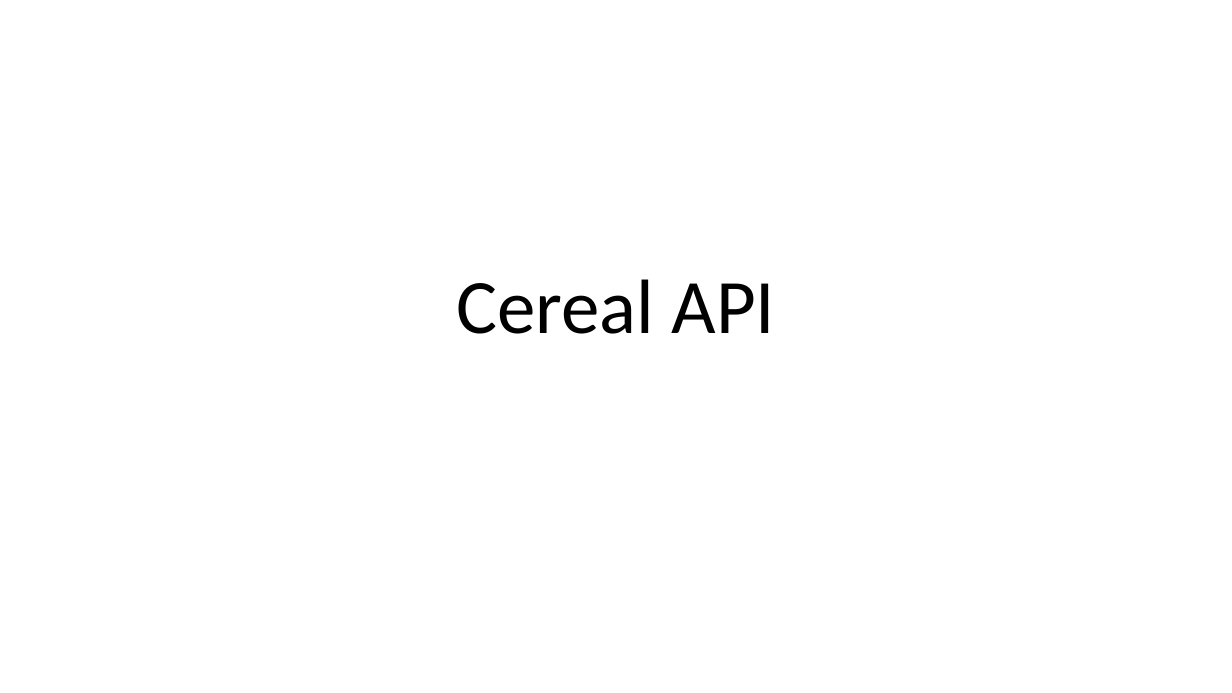
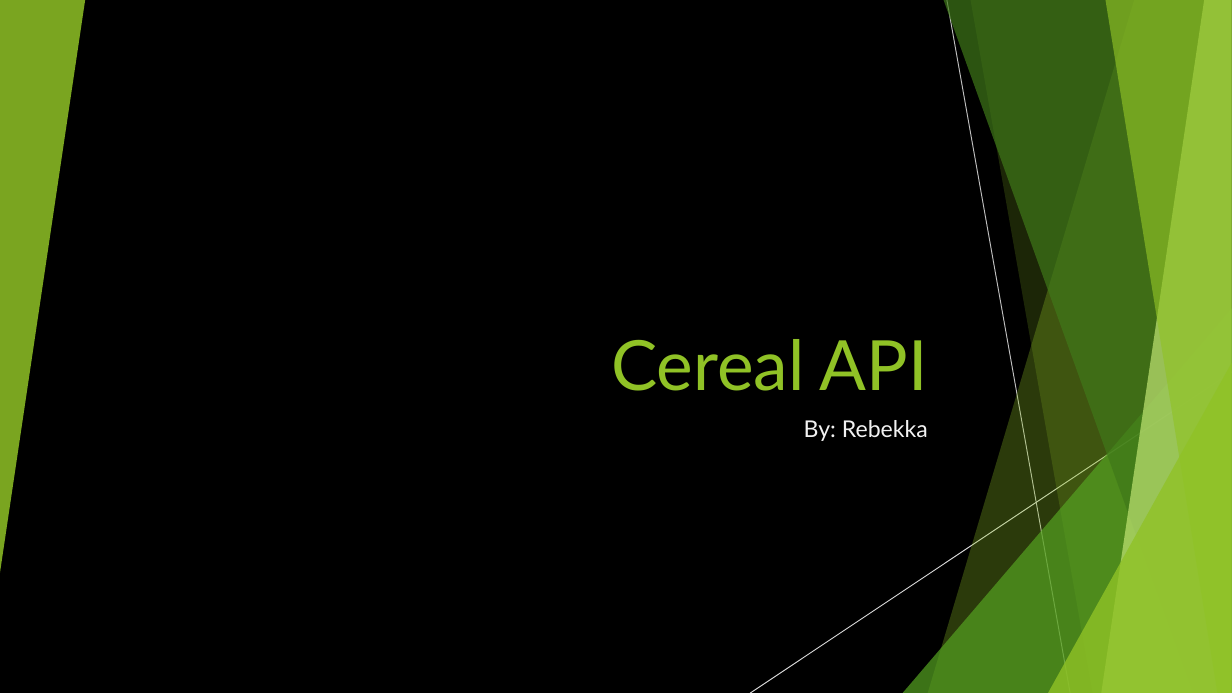
Before and after one commit to Exopi-Talent-Academy/Cereal_API_Rebekka, a slide deck: slide 1 of Cereal API Presentation.pptx. Drawn at 1232x693 pixels with LibreOffice and Linux fonts; fonts in the diff are those of the drawing. Boxes give left, top, right and bottom in pixels: in the first picture for what was removed or moved away, otherwise in the second. Text is boxed around its words. In the diff, an @@ line names an element or a change of style, - is before the commit and + after.

```diff
--- a/Cereal API Presentation.pptx
+++ b/Cereal API Presentation.pptx
@@ background #FFFFFF to #000000 @@
@@ group added at [0,0,1232,693]: 5 freeform shapes, 3 triangles, 2 lines @@
@@ title "Cereal API": place and size @@
-title "Cereal API" at [456,279,776,334]
+title "Cereal API" at [611,339,928,391]
@@ title "Cereal API" at [611,339,928,391]: size 60 to 54 pt, font Calibri to Lato, text colour #000000 to #90C226; alignment centre to right; line spacing 0.9 to 1 @@
@@ subtitle added at [804,420,928,441], 18 pt, text #F2F2F2 @@
+By: Rebekka
```
Also in this commit, not shown: 1 other slide changed, 13 slides added.
